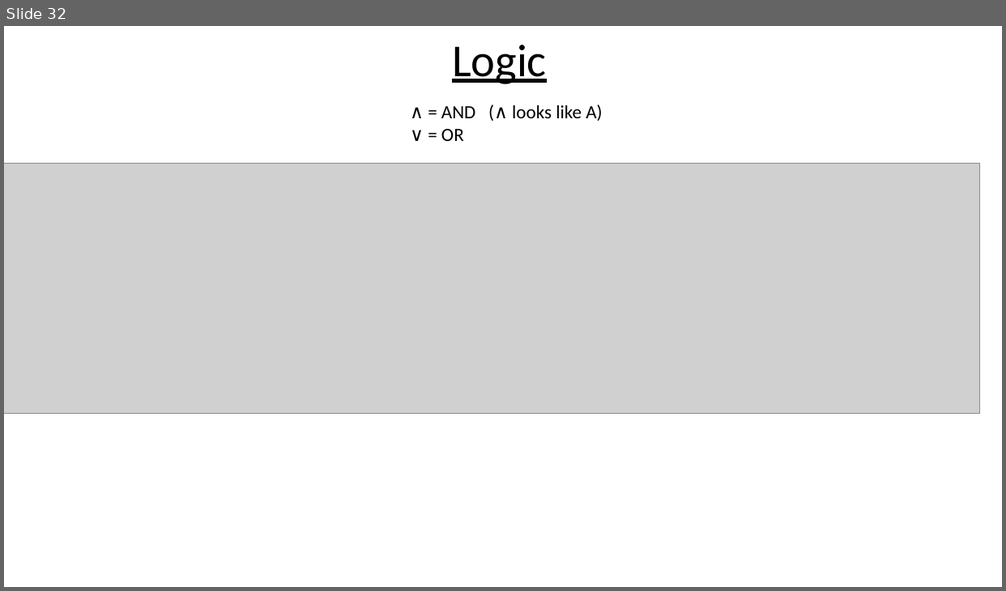
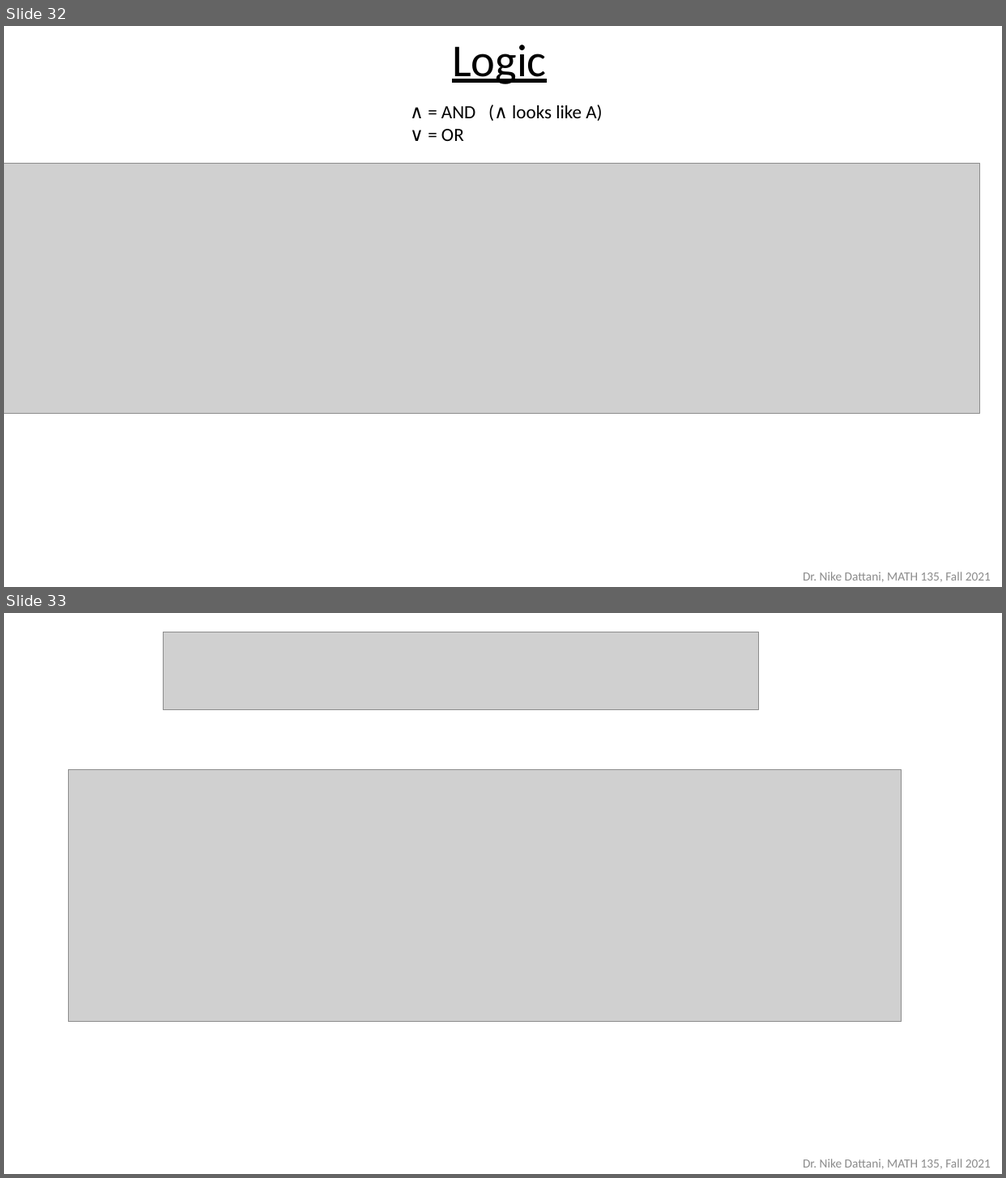
Before and after one commit to ndattani/Lecture_Notes, a slide deck: University_of_Waterloo/Fall_2021/MATH135/UW_Fall2021_MATH135_Lecture4.pptx. Shown one above the other, each under a label of ours: slide 32 before the commit, slides 32 and 33 after it. The pictures are 1006x591 and 1006x1178 pixels, drawn with LibreOffice and Linux fonts; fonts in the diff are those of the drawing; grey boxes stand for pictures. Boxes give left, top, right and bottom in pixels: in the first picture for what was removed or moved away, otherwise in the second. Text is boxed around its words. In the diff, an @@ line names an element or a change of style, - is before the commit and + after.

```diff
--- a/University_of_Waterloo/Fall_2021/MATH135/UW_Fall2021_MATH135_Lecture4.pptx
+++ b/University_of_Waterloo/Fall_2021/MATH135/UW_Fall2021_MATH135_Lecture4.pptx
@@ slide 33 added at [4,613,1002,1174], background #FFFFFF @@
@@ picture added at [163,632,758,710] @@
@@ picture added at [68,770,901,1022] @@
@@ rectangle added at [196,763,792,828], fill #FFFFFF, outline #FFFFFF 1 pt @@
@@ rectangle added at [404,1011,440,1033], fill #FFFFFF, outline #FFFFFF 1 pt @@
@@ rectangle added at [484,1012,520,1033], fill #FFFFFF, outline #FFFFFF 1 pt @@
@@ rectangle added at [615,1011,650,1033], fill #FFFFFF, outline #FFFFFF 1 pt @@
@@ rectangle added at [404,1037,440,1059], fill #FFFFFF, outline #FFFFFF 1 pt @@
@@ rectangle added at [482,1037,517,1059], fill #FFFFFF, outline #FFFFFF 1 pt @@
@@ rectangle added at [621,1037,656,1059], fill #FFFFFF, outline #FFFFFF 1 pt @@
@@ rectangle added at [404,1063,440,1083], fill #FFFFFF, outline #FFFFFF 1 pt @@
@@ rectangle added at [484,1063,520,1084], fill #FFFFFF, outline #FFFFFF 1 pt @@
@@ rectangle added at [615,1063,650,1084], fill #FFFFFF, outline #FFFFFF 1 pt @@
@@ rectangle added at [403,1088,438,1110], fill #FFFFFF, outline #FFFFFF 1 pt @@
@@ rectangle added at [493,1088,528,1110], fill #FFFFFF, outline #FFFFFF 1 pt @@
@@ rectangle added at [621,1090,656,1112], fill #FFFFFF, outline #FFFFFF 1 pt @@
@@ text added at [803,1159,991,1169], 12 pt, text #8C8C8C @@
+Dr. Nike Dattani, MATH 135, Fall 2021
@@ slide 32 changed as well @@
@@ text added at [803,572,991,582], 12 pt, text #8C8C8C @@
+Dr. Nike Dattani, MATH 135, Fall 2021
```
Also in this commit, not shown: 29 other slides changed, 3 other slides added, 16 slides removed, 1 other file.
